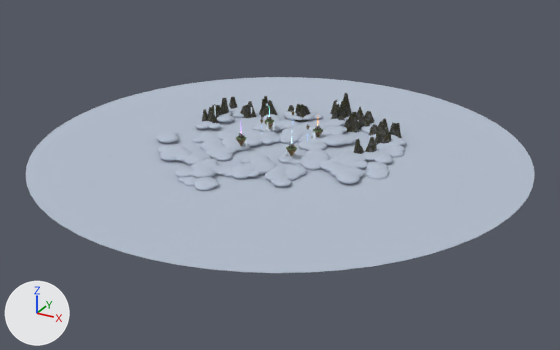
The glTF model assets/models/map_temple/backdrop/temple_backdrop.gltf: old version first, new version second.
Before and after are seen from a camera (50 mm lens) standing at (686.0, -1248.0, 530.0) and looking at (16.0, -29.0, -80.0). Lighting does not change. The marker at lower left points along +X, +Y and +Z. The older version comes first. Vertices at exactly the same position are counted once.

Before the edit, the objects in view are built like this:
```python
mat_th_cloud = principled_material('TH_Cloud')
mat_th_cloud.base_color = (0.46, 0.52, 0.62)  # pale blue #b5bfce
mat_th_cloud.roughness = 1.0
me_cliffs = bpy.data.meshes.new('Cliffs')
me_cliffs.from_pydata(...)  # 1152 vertices, 2016 faces; spans x -223.0..198.0, y 14.0..261.0, z -34.0..14.0
me_cliffs.materials.append(mat_th_farrock)
me_cloud_puffs = bpy.data.meshes.new('Cloud_Puffs')
me_cloud_puffs.from_pydata(...)  # 56700 vertices, 112000 faces; spans x -241.0..240.0, y -248.0..223.0, z -39.0..-19.0
me_cloud_puffs.materials.append(mat_th_cloud)  # pale blue #b5bfce
me_cloud_sea = bpy.data.meshes.new('Cloud_Sea')
me_cloud_sea.from_pydata(...)  # 128 vertices, 252 faces; spans x -480.0..480.0, y -480.0..480.0, z -34.0
me_cloud_sea.materials.append(mat_th_cloud)  # pale blue #b5bfce
ob_cliffs = bpy.data.objects.new('Cliffs', me_cliffs)
ob_cliffs.location = (0.0, 0.0, 0.0)
ob_cloud_puffs = bpy.data.objects.new('Cloud_Puffs', me_cloud_puffs)
ob_cloud_puffs.location = (0.0, 0.0, 0.0)
ob_cloud_sea = bpy.data.objects.new('Cloud_Sea', me_cloud_sea)
ob_cloud_sea.location = (0.0, 0.0, 0.0)
```
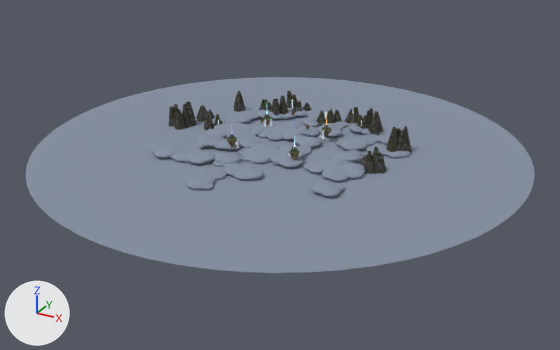
The change, as a list of edits to the scene's bpy script:
```text
Change mat_th_cloud:
    mat_th_cloud.base_color: (0.46, 0.52, 0.62) -> (0.24, 0.28, 0.36)  # pale blue #b5bfce -> greyish blue #8690a2
Change me_cliffs:
    remove me_cliffs.from_pydata(...)  # 1152 vertices, 2016 faces; spans x -223.0..198.0, y 14.0..261.0, z -34.0..14.0
    add me_cliffs.from_pydata(...)  # 1152 vertices, 2016 faces; spans x -271.0..238.0, y -38.0..225.0, z -34.0..16.0
    me_cliffs part 1: the loose piece of 16 vertices spanning x -223.0..-205.0, y 69.0..85.0, z -34.0..-9.0 is rebuilt with 16 vertices and now spans x -226.0..-206.0, y 70.0..87.0, z -34.0..-16.0
    me_cliffs part 2: the loose piece of 16 vertices spanning x 32.0..64.0, y 167.0..196.0, z -34.0..-17.0 is rebuilt with 16 vertices and now spans x 22.0..53.0, y 166.0..196.0, z -34.0..-5.0
    me_cliffs part 3: the loose piece of 16 vertices spanning x -80.0..-51.0, y 153.0..184.0, z -34.0..-8.0 is rebuilt with 16 vertices and now spans x -71.0..-50.0, y 166.0..187.0, z -34.0..-14.0
    me_cliffs part 4: the loose piece of 16 vertices spanning x -128.0..-96.0, y 143.0..177.0, z -34.0..-2.0 is rebuilt with 16 vertices and now spans x -134.0..-112.0, y 152.0..178.0, z -34.0..-2.0
    me_cliffs part 5: the loose piece of 16 vertices spanning x 120.0..152.0, y 142.0..173.0, z -34.0..-13.0 is rebuilt with 16 vertices and now spans x 123.0..147.0, y 140.0..164.0, z -34.0..5.0
    me_cliffs part 6: 56 loose pieces with 896 vertices, spanning x -221.0..198.0, y 14.0..261.0, z -34.0..14.0, are deleted
    me_cliffs part 7: 1 vertex moved within x -136.0, y 170.0, z -34.0; 173 vertices removed from x -221.0..121.0, y 45.0..198.0, z -34.0..7.0; 1069 vertices added at x -271.0..238.0, y -38.0..225.0, z -34.0..16.0
Change me_cloud_puffs:
    remove me_cloud_puffs.from_pydata(...)  # 56700 vertices, 112000 faces; spans x -241.0..240.0, y -248.0..223.0, z -39.0..-19.0
    add me_cloud_puffs.from_pydata(...)  # 56700 vertices, 112000 faces; spans x -202.0..240.0, y -251.0..219.0, z -39.0..-18.0
    me_cloud_puffs part 8: the loose piece of 162 vertices spanning x 0.0..31.0, y 58.0..89.0, z -36.0..-27.0 is scaled about its middle by 0.937, then moved by (157.0, 50.0, 3.0)
    me_cloud_puffs part 9: the loose piece of 162 vertices spanning x -206.0..-183.0, y -1.0..22.0, z -29.0..-22.0 is scaled about its middle by 1.3, then moved by (178.0, -165.0, -4.0)
    me_cloud_puffs part 10: the loose piece of 162 vertices spanning x -207.0..-176.0, y 9.0..40.0, z -32.0..-23.0 is moved by (183.0, -182.0, -1.0)
    me_cloud_puffs part 11: the loose piece of 162 vertices spanning x -201.0..-178.0, y -2.0..21.0, z -31.0..-24.0 is scaled about its middle by 1.16, then moved by (178.0, -150.0, 1.0)
    me_cloud_puffs part 12: the loose piece of 162 vertices spanning x -181.0..-154.0, y 7.0..34.0, z -29.0..-21.0 is scaled about its middle by 0.901, then moved by (174.0, -168.0, -2.0)
    me_cloud_puffs part 13: the loose piece of 162 vertices spanning x -207.0..-175.0, y -2.0..30.0, z -32.0..-22.0 is scaled about its middle by 0.834, then moved by (201.0, -158.0, 0.0)
    me_cloud_puffs part 14: the loose piece of 162 vertices spanning x 83.0..121.0, y -77.0..-39.0, z -36.0..-25.0 is scaled about its middle by 0.677, then moved by (-257.0, 148.0, 1.0)
    me_cloud_puffs part 15: the loose piece of 162 vertices spanning x 16.0..60.0, y 37.0..81.0, z -37.0..-24.0 is scaled about its middle by 0.803, then moved by (-86.0, -177.0, 2.0)
    me_cloud_puffs part 16: the loose piece of 162 vertices spanning x 11.0..39.0, y 57.0..85.0, z -35.0..-27.0 is scaled about its middle by 1.52, then moved by (-73.0, -183.0, 3.0)
    me_cloud_puffs part 17: the loose piece of 162 vertices spanning x 8.0..39.0, y 39.0..70.0, z -36.0..-27.0 is scaled about its middle by 1.25, then moved by (-80.0, -171.0, 5.0)
    me_cloud_puffs part 18: 52812 of 56700 vertices moved; they spanned x -241.0..240.0, y -248.0..223.0, z -39.0..-19.0 and now span x -202.0..240.0, y -251.0..219.0, z -39.0..-18.0; mean shift (-15.0, -3.0, 0.0); largest move (-71.0, -209.0, -31.0) -> (-17.0, 168.0, -29.0)
    other edits to the shape of me_cloud_puffs do not show in these pictures
```

Pixel boxes (x1, y1, x2, y2) of what changed, in the pictures (560 x 350 px; the box of a moved part takes in the faces that stretch with it):
'Cloud_Sea', recoloured (pale blue to greyish blue): (25, 77, 535, 273) in both
'Cloud_Puffs', recoloured, reshaped: before (156, 106, 406, 191); after (152, 108, 410, 197)
'Cliffs', reshaped (22% wider, 35% taller): before (202, 93, 402, 154); after (168, 91, 412, 174)
part 1 of me_cliffs, rebuilt: before (208, 107, 212, 116); after (208, 109, 215, 119)
part 2 of me_cliffs, rebuilt: before (338, 116, 345, 121); after (334, 110, 342, 122)
part 3 of me_cliffs, rebuilt (30% narrower, 21% shorter): before (285, 105, 294, 118); after (292, 107, 298, 117)
part 4 of me_cliffs, rebuilt: before (268, 100, 276, 115); after (263, 99, 271, 111)
part 5 of me_cliffs, rebuilt: before (368, 124, 378, 136); after (368, 117, 379, 136)
part 6 of me_cliffs, deleted: before (207, 93, 402, 154)
part 7 of me_cliffs, built on: before (202, 102, 370, 133); after (168, 91, 412, 174)
part 8 of me_cloud_puffs, moved or reshaped (not visible before): after (379, 137, 389, 143)
part 9 of me_cloud_puffs, moved or reshaped: before (195, 123, 202, 127); after (223, 167, 232, 174)
part 10 of me_cloud_puffs, moved or reshaped: before (202, 121, 212, 124); after (226, 168, 240, 175)
part 11 of me_cloud_puffs, moved or reshaped (not visible before): after (230, 164, 244, 168)
part 12 of me_cloud_puffs, moved or reshaped (not visible afterwards): before (208, 123, 221, 129)
part 13 of me_cloud_puffs, moved or reshaped: before (195, 122, 209, 129); after (241, 166, 253, 171)
part 14 of me_cloud_puffs, moved or reshaped (not visible afterwards): before (303, 161, 321, 170)
part 15 of me_cloud_puffs, moved or reshaped: before (301, 135, 316, 142); after (220, 161, 229, 164)
part 16 of me_cloud_puffs, moved or reshaped (not visible before): after (224, 154, 240, 163)
part 17 of me_cloud_puffs, moved or reshaped (not visible before): after (214, 153, 228, 162)
part 18 of me_cloud_puffs, moved or reshaped: before (156, 106, 406, 191); after (152, 108, 410, 197)
